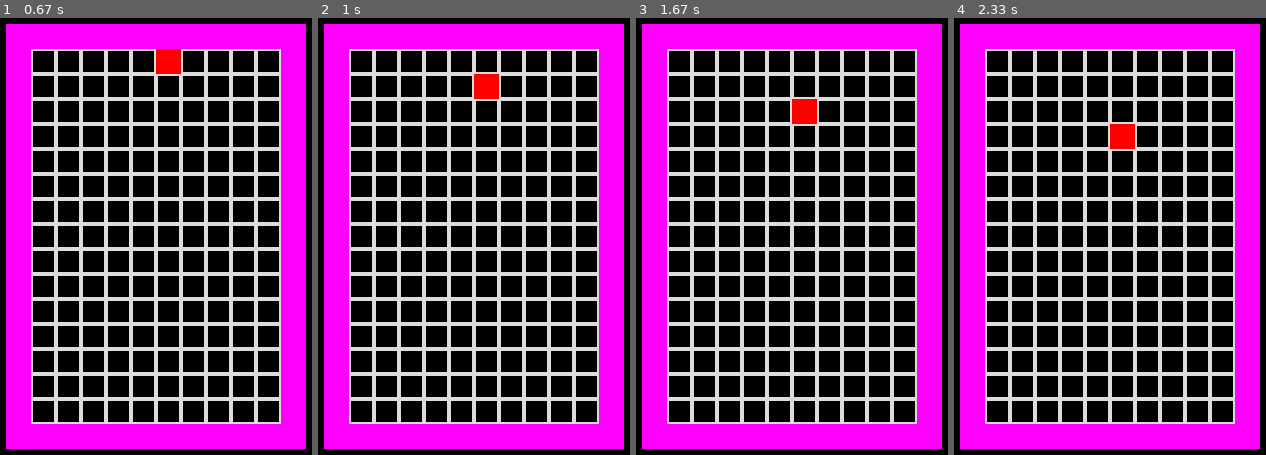
Above: before the commit, frames 1-4 (left to right).
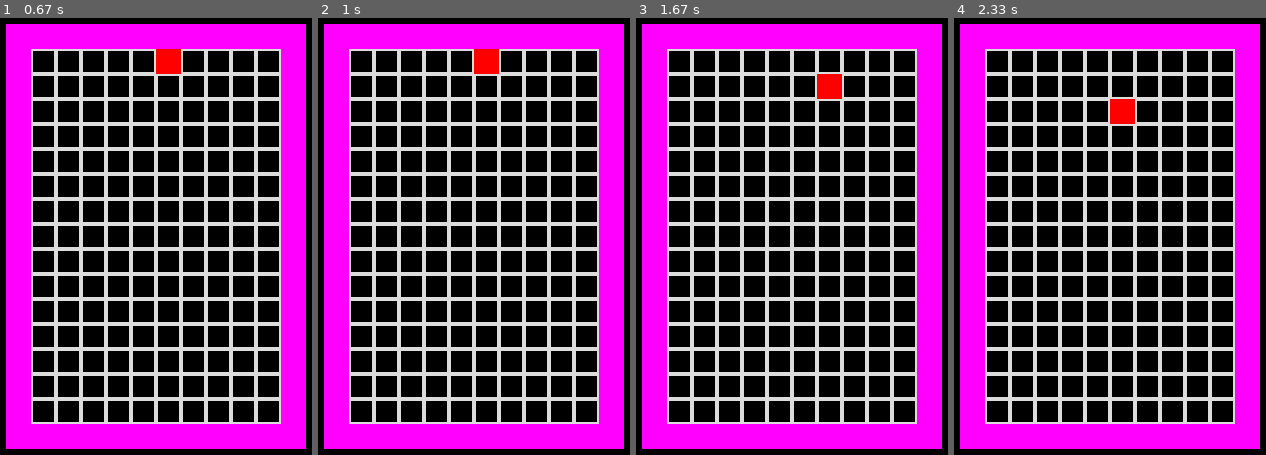
Above: after the commit, the same moments.

Repository: palomagarcia14/Tetris-Project
Game: pygame game, started from nt.py
Two runs of this game, one before a commit and one after it. Both use one fixed random seed, a clock stepped at 60 frames per second and the inputs below.
Inputs:
- Up to frame 1 (0.67 s): no input
- Up to frame 2 (1 s): hold Right from 0.83 s (still down)
- Up to frame 3 (1.67 s): release Right at 1.3 s
- Up to frame 4 (2.33 s): hold Left 1.9-2.3 s

Frame 1 is identical in both runs. In frame 2, 0.9% of the frame differs, in the area x 50-59%, y 7-19%; in frame 3, 0.9%; in frame 4, 0.9%.

Commit message:
Add files via upload

Diff:
--- a/nt.py
+++ b/nt.py
@@ -11,7 +11,9 @@
 SQUARE_WID = 25
 color = (220,220,220)
 _VARS = {'surf': False}
-rect = pg.Rect(250, 100, SQUARE_LEN, SQUARE_WID)
+STARTX = 250
+step = 25
+rect = pg.Rect(STARTX, 100, SQUARE_LEN, SQUARE_WID)
 b1 = pg.Rect(5*25, 20*25,250,25)
 b2 = pg.Rect(5*25, 4*25,250,25)
 b3 = pg.Rect(4*25, 4*25,25,425)
@@ -25,9 +27,10 @@
         _VARS['surf'].fill(BLACK)
         drawGrid1()
         drawBounds()
+        leftright()
         squareFall()
         pg.display.update()
-        time.sleep(.7)
+        time.sleep(1)
 
 
 
@@ -50,11 +53,23 @@
 def squareFall():
     if rect.colliderect(b1):
             pg.draw.rect(_VARS['surf'], [255,0,0], rect)
-            #time.sleep(.7)
     else:
         v = [0, 25]
         rect.move_ip(v)
         pg.draw.rect(_VARS['surf'], [255,0,0], rect)
+
+def leftright():
+    key_input = pg.key.get_pressed()
+    if key_input[pg.K_LEFT]:
+        b = [-step, 0]
+        rect.move_ip(b)
+    if key_input[pg.K_RIGHT]:
+        c = [step, 0]
+        rect.move_ip(c)
+
+
+
+
 
 
 
